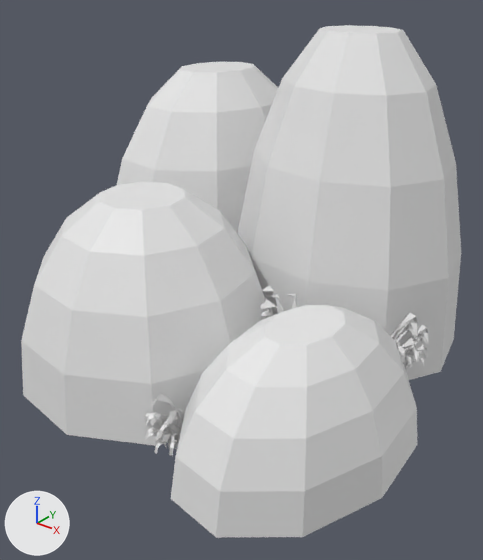
The FBX model BlenderWorldAssets/MountainJumpingPuzzle.fbx: old version first, new version second.
The view is the same before and after, from a 50 mm camera at (5.13, 11.58, 7.39) aimed at (2.2, 15.23, 5.12). Arrows for +X, +Y and +Z are at lower left; the lights stay in place. Where no turn or scale is listed for an object, it has been applied to the vertices.
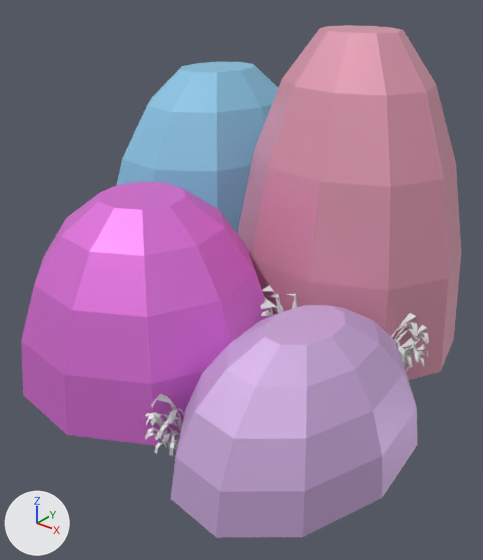
Changed parts and their boxes (x1, y1, x2, y2) in the pictures (483 x 560 px):
'Sphere.003', recoloured: (238, 25, 461, 380) in both
'Sphere.005', recoloured (white to pink): (21, 182, 271, 446) in both
'Sphere.002', recoloured (white to purple): (171, 305, 417, 538) in both
'Sphere.004', recoloured (white to blue): (117, 62, 278, 234) in both

Edits to the bpy script that builds the scene:
```text
Add mat_stein_2:
    mat_stein_2 = principled_material('Stein 2')
    mat_stein_2.base_color = (0.8, 0.351, 0.472)  # pink #e7a0b7
    mat_stein_2.metallic = 0.26
    mat_stein_2.roughness = 0.406
Add mat_stein_3:
    mat_stein_3 = principled_material('Stein 3')
    mat_stein_3.base_color = (0.264, 0.576, 0.801)  # blue #8cc8e7
    mat_stein_3.metallic = 0.181
Add mat_stein_4:
    mat_stein_4 = principled_material('Stein 4')
    mat_stein_4.base_color = (0.801, 0.19, 0.772)  # pink #e779e4
    mat_stein_4.metallic = 0.433
    mat_stein_4.roughness = 0.492
Add mat_stein_1:
    mat_stein_1 = principled_material('Stein 1')
    mat_stein_1.base_color = (0.676, 0.461, 0.802)  # purple #d7b5e7
    mat_stein_1.metallic = 0.37
Change me_sphere_005:
    where me_sphere_005.from_pydata(...)  # 51 vertices, 50 faces; spans x -1.17..0.71, y -0.88..0.99, z -0.25..1.07
    add me_sphere_005.materials.append(mat_stein_4)  # pink #e779e4
Change me_sphere_002:
    where me_sphere_002.from_pydata(...)  # 51 vertices, 50 faces; spans x -0.77..0.47, y -0.84..0.93, z -0.17..0.7
    add me_sphere_002.materials.append(mat_stein_1)  # purple #d7b5e7
Change me_sphere_004:
    where me_sphere_004.from_pydata(...)  # 51 vertices, 50 faces; spans x -1.16..0.71, y -1.11..1.23, z -0.35..1.5
    add me_sphere_004.materials.append(mat_stein_3)  # blue #8cc8e7
Change me_sphere_003:
    where me_sphere_003.from_pydata(...)  # 51 vertices, 50 faces; spans x -1.17..0.71, y -0.77..0.88, z -0.44..1.86
    add me_sphere_003.materials.append(mat_stein_2)  # pink #e7a0b7
```
